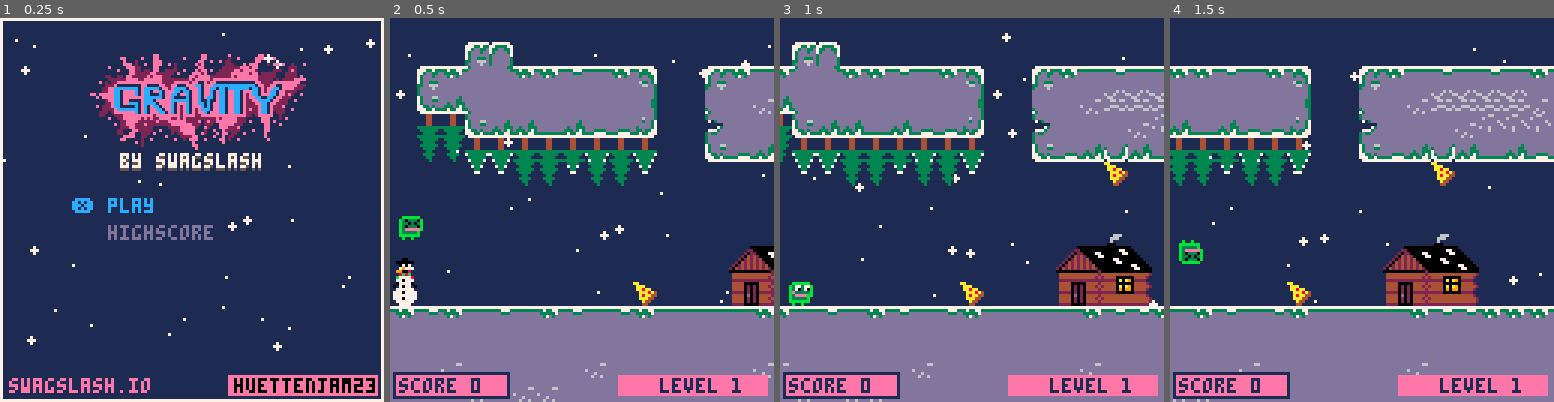
Above: before the commit, frames 1-4 (left to right).
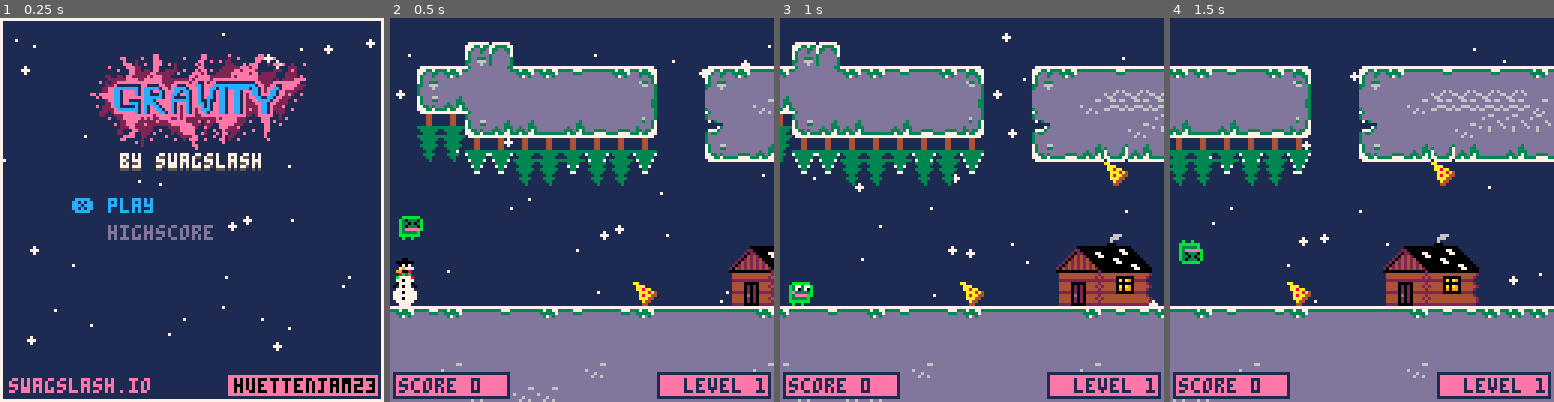
Above: after the commit, the same moments.

Repository: swagslash/huettenjam2023
Game: PICO-8 cartridge huettenjam2023.p8
The game is run twice, just before and just after one commit, with the same random seed, the same clock (stepped at 60 frames per second) and the same inputs.
Inputs:
- Up to frame 1 (0.25 s): no input
- Up to frame 2 (0.5 s): tap X (X key) at 0.33 s
- Up to frame 3 (1 s): tap O (Z key) at 0.7 s
- Up to frame 4 (1.5 s): tap X (X key) at 1.07 s

Frame 1 is identical in both runs. In frame 2, 1.4% of the frame differs, in the area x 59-100%, y 92-100%; in frame 3, 1.4%; in frame 4, 1.4%.

Commit message:
reverted wrong level offset added basic highscores (read only)

Diff:
--- a/huettenjam2023.p8
+++ b/huettenjam2023.p8
@@ -11,6 +11,7 @@
 #include scripts/gameover.lua
 #include scripts/nextlevel.lua
 #include scripts/snow.lua
+#include scripts/highscores.lua
 #include scripts/utils.lua
 #include scripts/collision.lua
 
--- a/scripts/game.lua
+++ b/scripts/game.lua
@@ -32,7 +32,7 @@
 global_draw_offset_y = 0
 game_over_frames = 120
 
-level_finished_offset = 14 -- block offset when the level finishes
+level_finished_offset = 124 -- block offset when the level finishes
 level = 0
 final_level = 1
 
@@ -133,8 +133,9 @@
         rect(1, 118, 39, 126, 1)
         rectfill(2, 119, 38, 125, 14)
         print('score ' .. score, 3, 120, 1)
-        rectfill(76, 119, 125, 125, 14)
-        print('level ' .. level + 1, 90, 120, 1)
+        rect(89, 118, 126, 126, 1)
+        rectfill(90, 119, 125, 125, 14)
+        print('level ' .. level + 1, 98, 120, 1)
     end
     -- print(current_x)
         -- print fps
--- /dev/null
+++ b/scripts/highscores.lua
@@ -0,0 +1,63 @@
+function open_highscore()
+    get_highscore()
+    act_update = update_hs
+    act_draw = draw_hs
+end
+
+function update_hs()
+    if btnp(🅾️) then open_menu() end
+end
+
+function draw_hs()
+    cls(1)
+    rect(0,0,127,127,7)
+    print("highscores:", 3, 3, 14)
+
+    for i=1, #highscores do
+        print(""..highscores[i], 4, 12 + (i-1)*7, 7);
+    end
+
+    print_center("back to menu 🅾️", 120, 12);
+end
+
+highscores={
+	0,0,0,0,0,0,0,0,0,0
+}
+
+last_highscore = -1
+
+-- loads all hs from storage
+function get_highscore()
+	for i=1, #highscores do
+		highscores[i]=dget(i)
+	end
+	last_highscore = dget(#highscores+1)
+end
+
+-- delete all hiscores
+function delete_highscores()
+	for i=1, #highscores do
+		highscores[i]=0
+		dset(i,0)
+	end
+end
+
+-- save hs to storage
+function save_highscore()
+	for i=1, #highscores do
+		dset(i,highscores[i])
+	end
+	dset(#highscores+1,last_highscore)
+end
+
+function add_highscore(score)
+	last_highscore = score
+	for i=1, #highscores do
+		local current_score = highscores[i]
+		if score > highscores[i] then
+			highscores[i] = score
+			score = current_score
+		end
+	end
+	save_highscore()
+end
--- a/scripts/menu.lua
+++ b/scripts/menu.lua
@@ -24,7 +24,7 @@
         end
 
         if cur_sel == 2 then
-            //open_highscore()
+            open_highscore()
         end
     end
 
